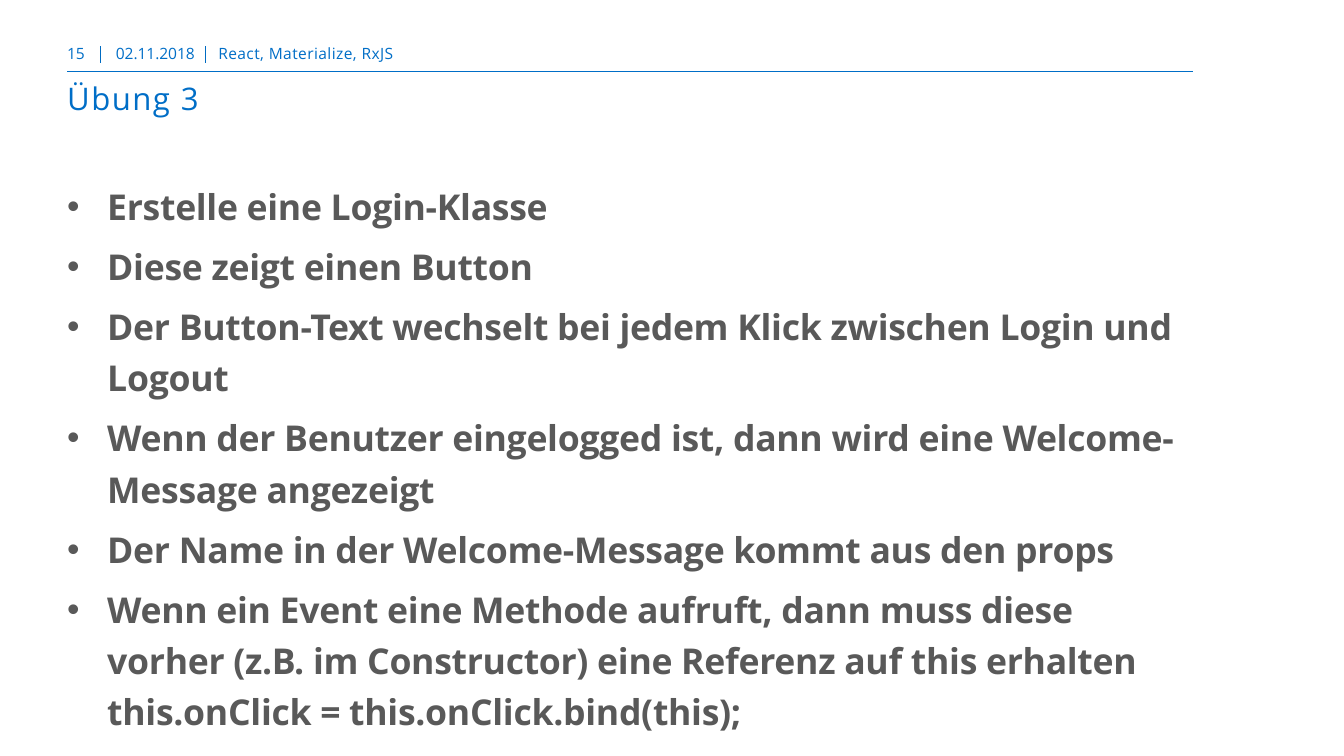
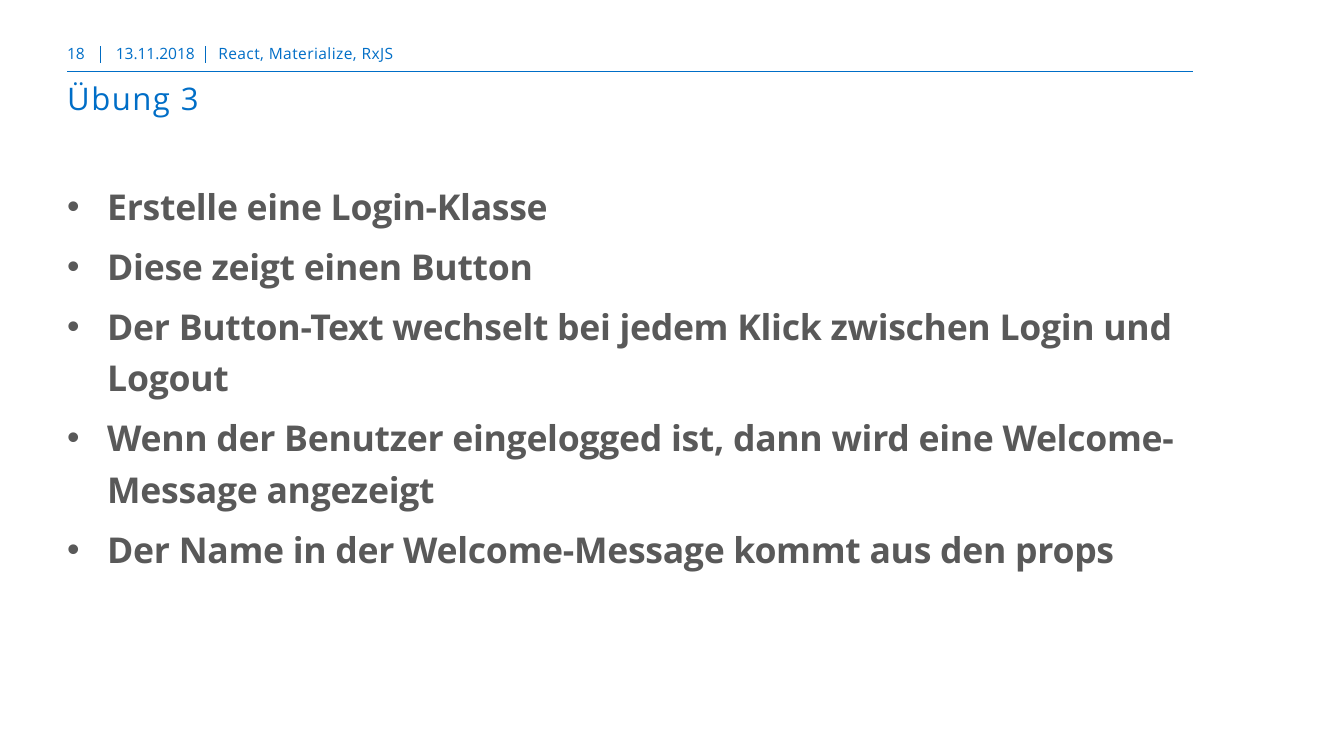
Before and after one commit to markusborer/ReactSample, a slide deck: slide 18 of React.pptx (slide 15 before the commit). Drawn at 1344x756 pixels with LibreOffice and Linux fonts; fonts in the diff are those of the drawing; background and template pictures are left out. Boxes give left, top, right and bottom in pixels: in the first picture for what was removed or moved away, otherwise in the second. Text is boxed around its words. In the diff, an @@ line names an element or a change of style, - is before the commit and + after.

```diff
--- a/React.pptx
+++ b/React.pptx
@@ page number at box(67, 47, 85, 59): text changed @@
-15
+18
@@ text at box(116, 47, 195, 59): text changed @@
-02.11.2018
+13.11.2018
@@ text at box(107, 596, 1137, 731): paragraph removed @@
-• Wenn ein Event eine Methode aufruft, dann muss diese vorher (z.B. im Constructor) eine Referenz auf this erhalten
-  this.onClick = this.onClick.bind(this);
```
Also in this commit, not shown: 40 other slides changed, 3 slides added, 1 other file.
